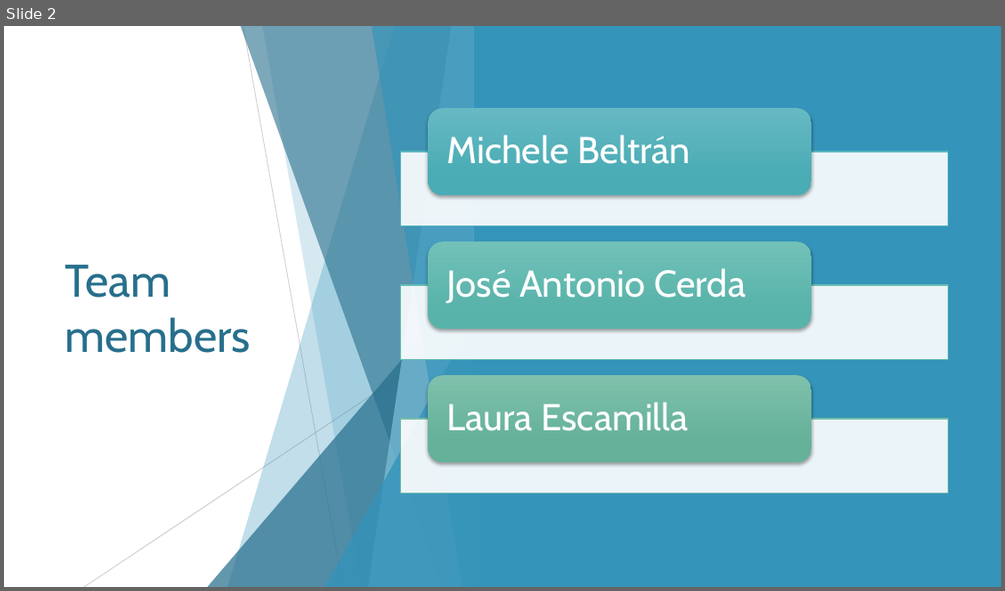
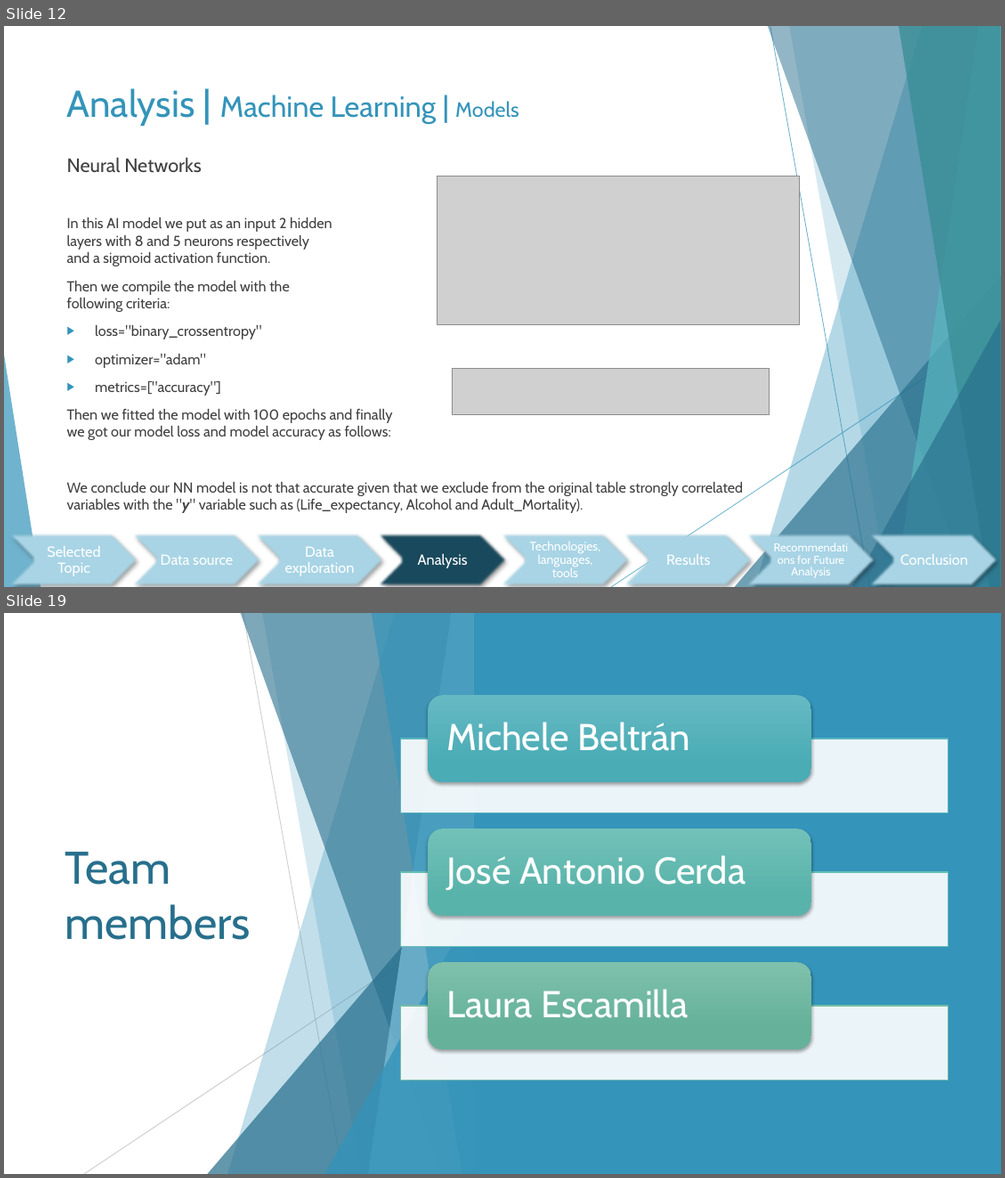
Before and after one commit to jcerda1994/Proyecto_final_1, a slide deck: Final Presentation.pptx. Shown one above the other, each under a label of ours: slide 2 before the commit, slides 12 and 19 after it; the slides between them are not shown. The pictures are 1005x591 and 1005x1178 pixels, drawn with LibreOffice and Linux fonts; fonts in the diff are those of the drawing; grey boxes stand for pictures. Boxes give left, top, right and bottom in pixels: in the first picture for what was removed or moved away, otherwise in the second. Text is boxed around its words. In the diff, an @@ line names an element or a change of style, - is before the commit and + after.

```diff
--- a/Final Presentation.pptx
+++ b/Final Presentation.pptx
@@ slide 12 added at [4, 26, 1001, 587], background #FFFFFF; not listed: 10 template elements that a slide beside it also shows @@
@@ title added at [67, 88, 519, 126], 28 pt, text #3494BA @@
+Analysis | Machine Learning | Models
@@ text added at [67, 157, 743, 513], 13.9 pt, text #404040 @@
+Neural Networks
+In this AI model we put as an input 2 hidden
+layers with 8 and 5 neurons respectively
+and a sigmoid activation function.
+Then we compile the model with the
+following criteria:
+▶ loss="binary_crossentropy"
+▶ optimizer="adam"
+▶ metrics=["accuracy"]
+Then we fitted the model with 100 epochs and finally
+we got our model loss and model accuracy as follows:
+We conclude our NN model is not that accurate given that we exclude from the original table strongly correlated variables with the "y" variable such as (Life_expectancy, Alcohol and Adult_Mortality).
@@ picture added at [437, 176, 800, 325] @@
@@ picture added at [452, 369, 769, 414] @@
@@ group added at [4, 533, 1001, 587]: 8 chevrons, 8 texts @@
+Selected Topic
+Data source
+Data exploration
+Analysis
+Technologies, languages, tools
+Results
+Recommendations for Future Analysis
+Conclusion
@@ what was slide 2 is now slide 19 @@
```
Also in this commit, not shown: 10 slides changed, 7 other slides added, 9 slides removed.
